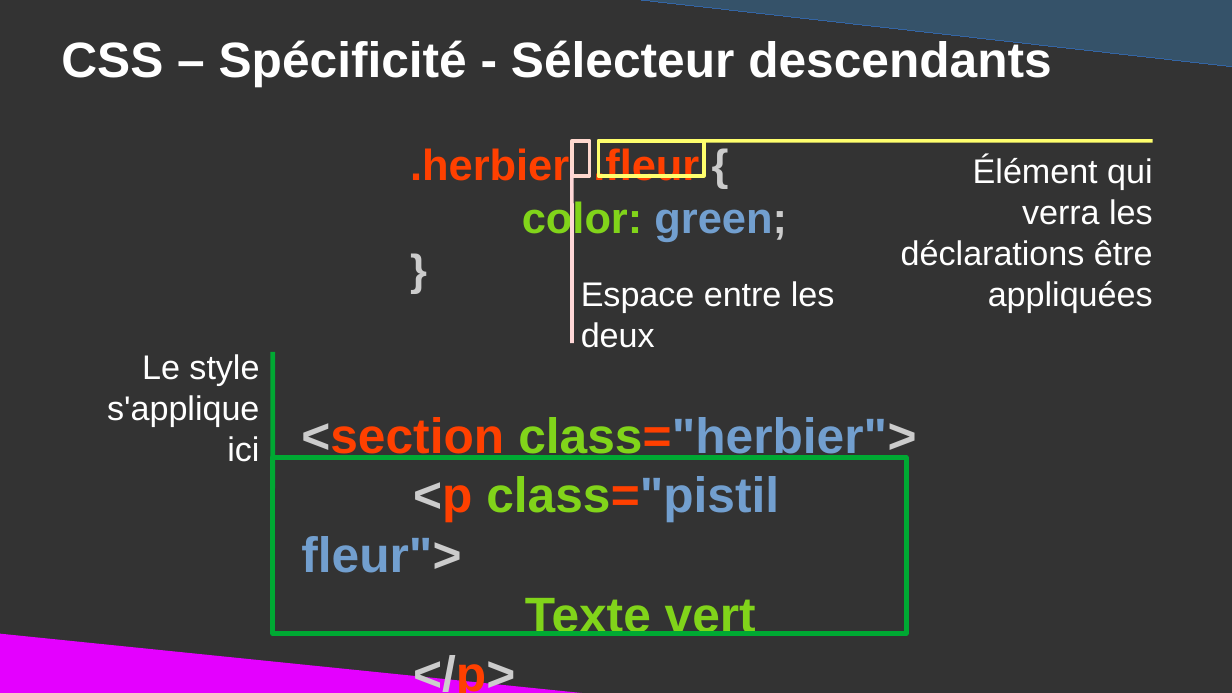
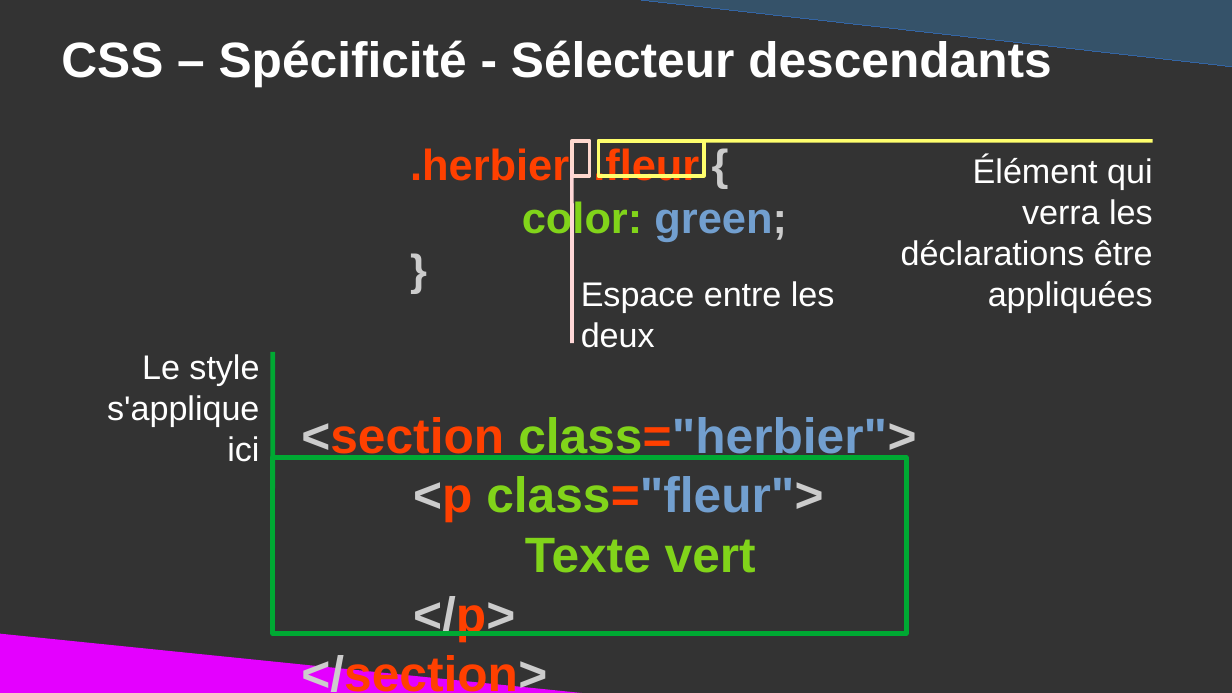
Before and after one commit to DanYellow/cours, a slide deck: slide 61 of integration-web-s1/travaux-pratiques/numero-2/presentation.odp (slide 62 before the commit). Drawn at 1232x693 pixels with LibreOffice and Linux fonts; fonts in the diff are those of the drawing. Boxes give left, top, right and bottom in pixels: in the first picture for what was removed or moved away, otherwise in the second. Text is boxed around its words. In the diff, an @@ line names an element or a change of style, - is before the commit and + after.

```diff
--- a/integration-web-s1/travaux-pratiques/numero-2/presentation.odp
+++ b/integration-web-s1/travaux-pratiques/numero-2/presentation.odp
@@ text at [301,417,916,693]: text changed; text colour #729FCF to #81D41A @@
-<section class="herbier">
-<p class="pistil fleur">
-Texte vert
-</p>
-</section>
+<section class="herbier">
+<p class="fleur">
+Texte vert
+</p>
+</section>
```
Also in this commit, not shown: 27 other slides changed, 1 slide added, 2 slides removed, 3 other files.
